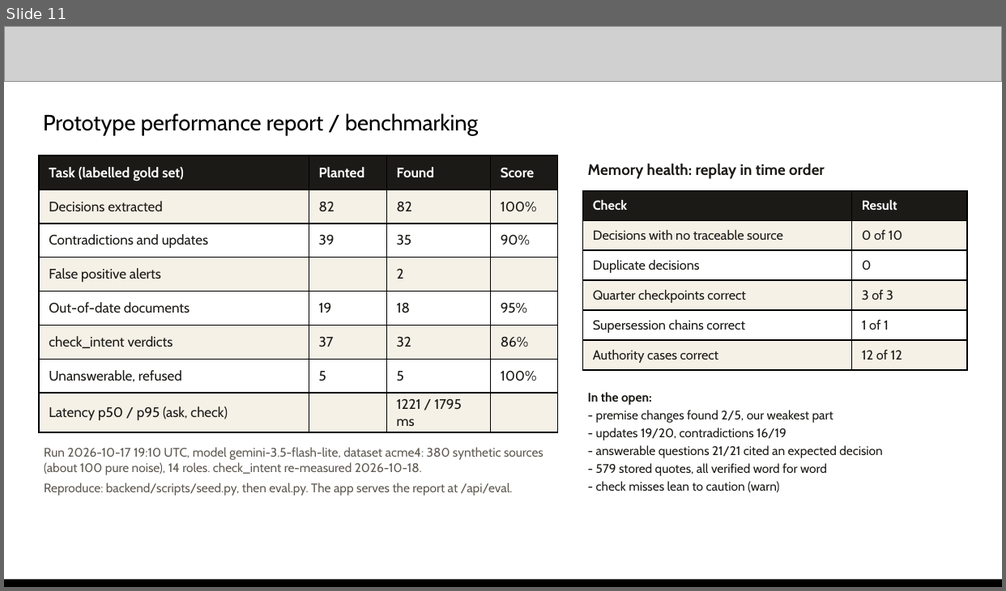
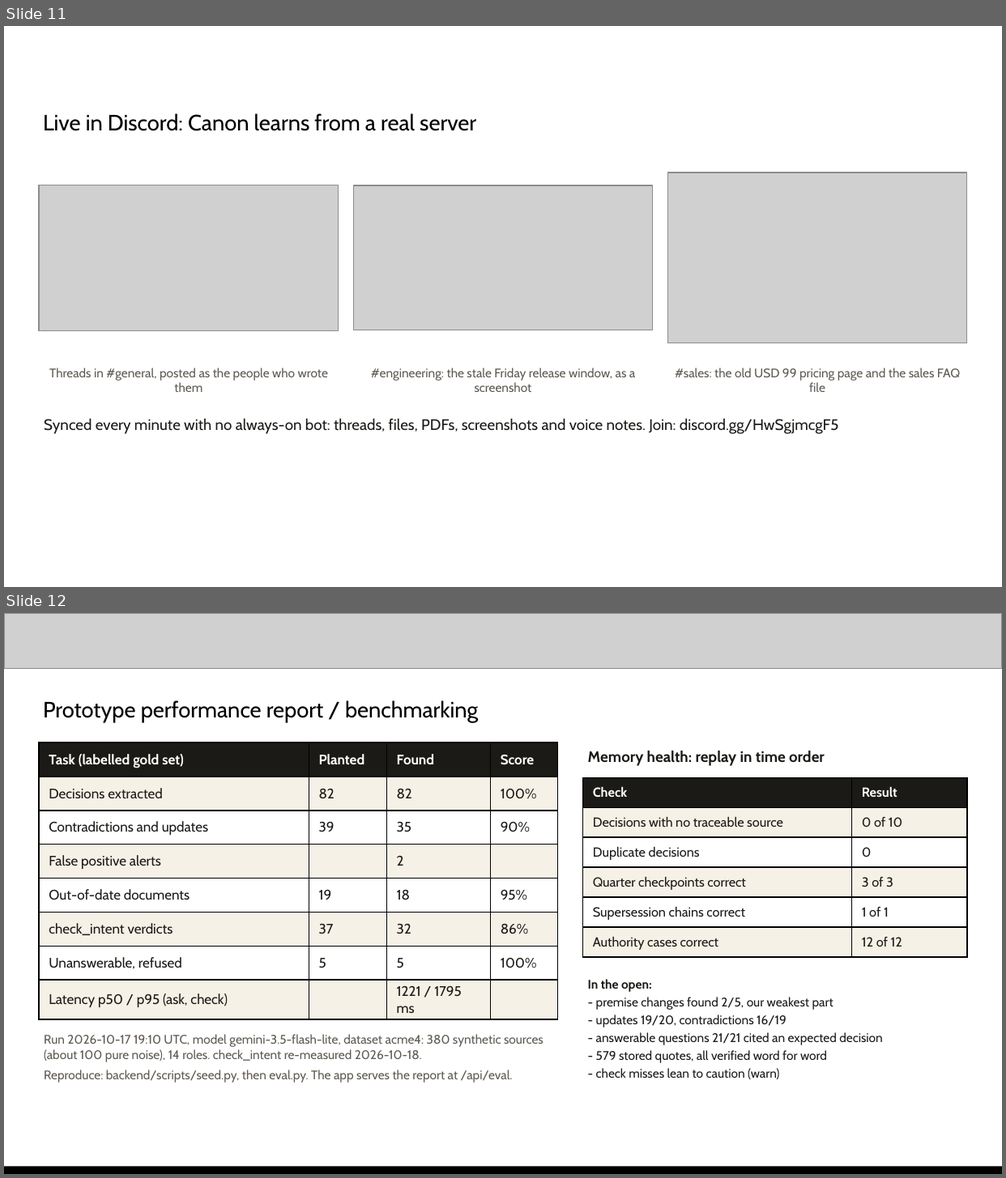
Before and after one commit to tejasnafde/canon, a slide deck: deck/canon-deck.pptx. Shown one above the other, each under a label of ours: slide 11 before the commit, slides 11 and 12 after it. The pictures are 1006x591 and 1006x1178 pixels, drawn with LibreOffice and Linux fonts; fonts in the diff are those of the drawing; grey boxes stand for pictures. Boxes give left, top, right and bottom in pixels: in the first picture for what was removed or moved away, otherwise in the second. Text is boxed around its words. In the diff, an @@ line names an element or a change of style, - is before the commit and + after.

```diff
--- a/deck/canon-deck.pptx
+++ b/deck/canon-deck.pptx
@@ slide 11 added at (x1=4, y1=26, x2=1002, y2=587), background #FFFFFF @@
@@ text added at (x1=43, y1=113, x2=476, y2=131), 16 pt, text #000000 @@
+Live in Discord: Canon learns from a real server
@@ picture added at (x1=39, y1=185, x2=339, y2=331) @@
@@ picture added at (x1=353, y1=186, x2=653, y2=331) @@
@@ picture added at (x1=667, y1=173, x2=967, y2=344) @@
@@ text added at (x1=49, y1=368, x2=328, y2=392), 9 pt, text #5F5A52 @@
+Threads in #general, posted as the people who wrote them
@@ text added at (x1=371, y1=368, x2=635, y2=392), 9 pt, text #5F5A52 @@
+#engineering: the stale Friday release window, as a screenshot
@@ text added at (x1=675, y1=368, x2=960, y2=392), 9 pt, text #5F5A52 @@
+#sales: the old USD 99 pricing page and the sales FAQ file
@@ text added at (x1=44, y1=419, x2=839, y2=434), 11 pt, text #1C1A17 @@
+Synced every minute with no always-on bot: threads, files, PDFs, screenshots and voice notes. Join: discord.gg/HwSgjmcgF5
@@ what was slide 11 is now slide 12 @@
```
Also in this commit, not shown: 5 other files.
